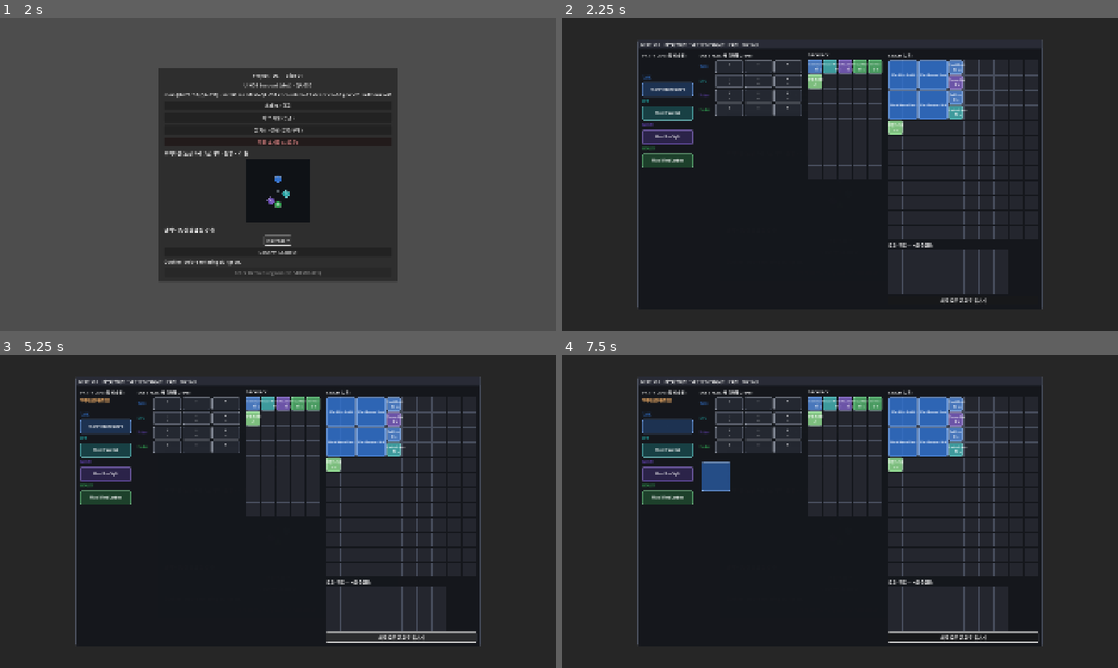
Above: before the commit, frames 1-4 (two rows, left to right).
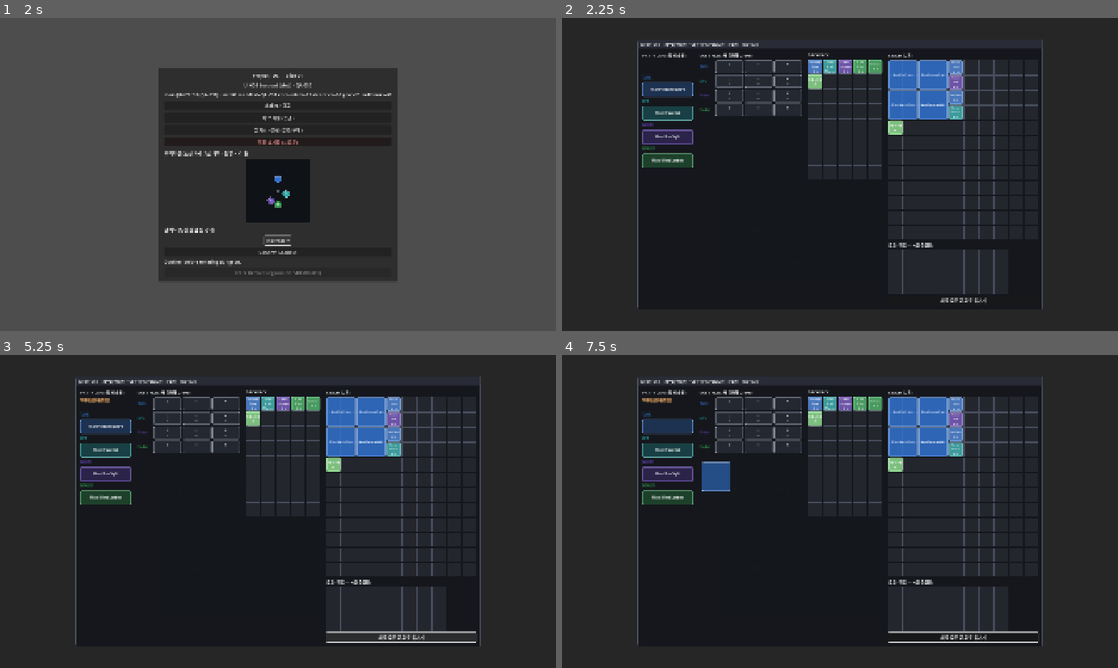
Above: after the commit, the same moments.

Repository: haepari1019/project_tdc_game
Game: Godot game, scene res://scenes/main.tscn
Same seed, same stepped clock (60 frames per second), same inputs: the game is played once before the commit and once after it.
Inputs (mouse positions are in pixels of both pictures, inside the frame that each line leads up to):
- Up to frame 1 (2 s): click "Normal" at 0.5 s; click "Normal" at 1.25 s
- Up to frame 2 (2.25 s): click "스태시 / 금고" at 2 s
- Up to frame 3 (5.25 s): click "허브 시설 (승급)" at 2.75 s; click "필기소 · 상점 (분석/구매)" at 3.5 s; click "저장 초기화 (시드로)" at 4.25 s; click "재료 모두 금고로 옮기기" at 5 s
- Up to frame 4 (7.5 s): click "Confirm Loadout" at 5.75 s; tap Enter at 6.5 s; drag from (840, 527) to (895, 442) at 6.52 s; tap Space at 7.25 s; drag from (667, 426) to (812, 574) at 7.27 s

Frame 1 is identical in both runs. In frame 2, 0.4% of the frame differs, in the area x 44-73%, y 13-37%; in frame 3, 0.4%; in frame 4, 0.4%.

Commit message:
fix(ui): 백팩/스태시 아이템명이 칸 밖으로 넘치는 것 수습 (줄바꿈+클립)
그리드 셀(48px)보다 긴 이름이 칸 밖으로 삐져나오던 것 수정.

- inventory_grid 아이템 라벨: autowrap WORD_SMART(칸 안에서 줄바꿈) + clip_text
  (넘치면 클립) + 폰트 10→9. 전체 이름은 툴팁(굵은 헤더)에 그대로.

검증: ci_smoke PASS. 표시=F5.

Co-Authored-By: Claude Opus 4.8 (1M context) <noreply@anthropic.com>

Diff:
--- a/scripts/ui/inventory/inventory_grid.gd
+++ b/scripts/ui/inventory/inventory_grid.gd
@@ -180,7 +180,9 @@
 	lbl.vertical_alignment = VERTICAL_ALIGNMENT_CENTER
 	lbl.set_anchors_preset(Control.PRESET_FULL_RECT)
 	lbl.mouse_filter = Control.MOUSE_FILTER_IGNORE
-	lbl.add_theme_font_size_override("font_size", 10)
+	lbl.autowrap_mode = TextServer.AUTOWRAP_WORD_SMART   # 긴 이름은 칸 안에서 줄바꿈
+	lbl.clip_text = true                                  # 그래도 넘치면 칸 밖으로 안 나오게 클립(전체명=툴팁)
+	lbl.add_theme_font_size_override("font_size", 9)
 	p.add_child(lbl)
 	return p
 
